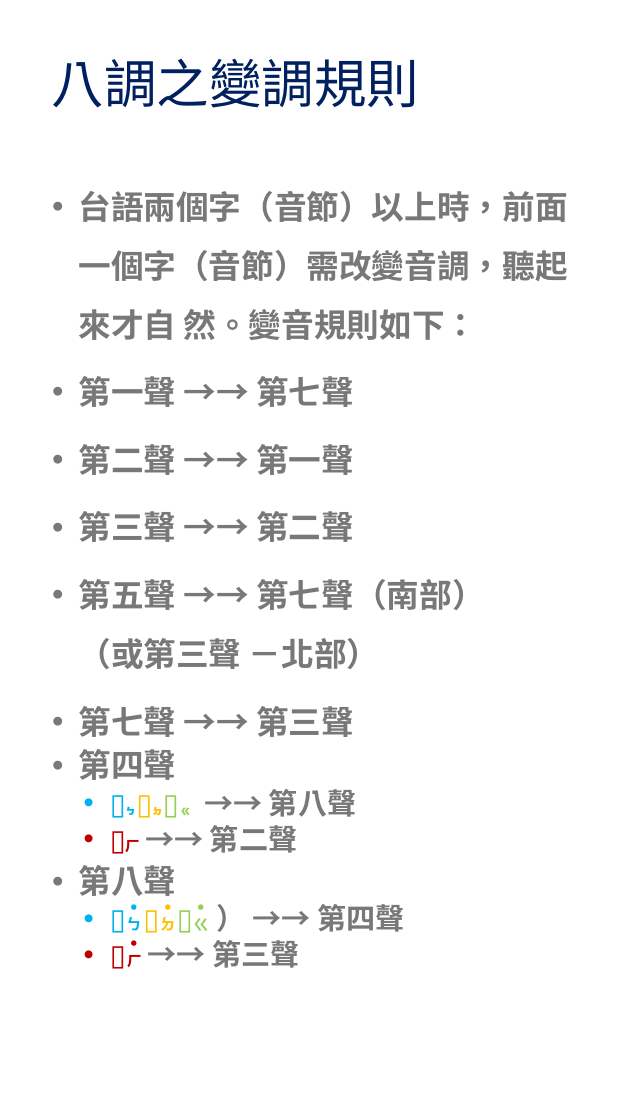
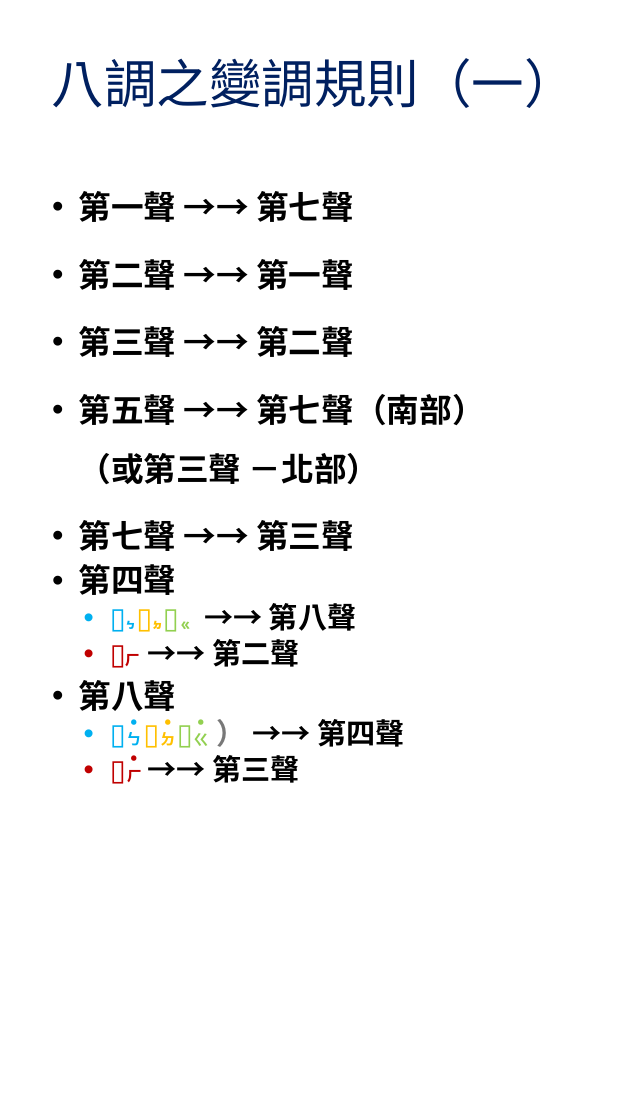
Before and after one commit to AlanJui/rime-tlpa, a slide deck: slide 8 of docs/guide/十八音輸入方案變調操作.pptx (slide 13 before the commit). Drawn at 630x1120 pixels with LibreOffice and Linux fonts; fonts in the diff are those of the drawing. Boxes give left, top, right and bottom in pixels: in the first picture for what was removed or moved away, otherwise in the second. Text is boxed around its words. In the diff, an @@ line names an element or a change of style, - is before the commit and + after.

```diff
--- a/docs/guide/十八音輸入方案變調操作.pptx
+++ b/docs/guide/十八音輸入方案變調操作.pptx
@@ title at (x1=52, y1=58, x2=577, y2=108): text changed @@
-八調之變調規則
+八調之變調規則（一）
@@ text "第一聲 →→ 第七聲" at (x1=78, y1=191, x2=484, y2=784): text colour #797979 to #000000 in "第一聲 →→ 第七聲", "第二聲 →→ 第一聲", "第三聲 →→ 第二聲", "第五聲 →→ 第七聲（南部） （或第三聲 －北部）" and 7 more places @@
@@ text at (x1=78, y1=191, x2=567, y2=340): paragraph removed @@
-• 台語兩個字（音節）以上時，前面一個字（音節）需改變音調，聽起來才自 然。變音規則如下：
```
Also in this commit, not shown: 11 other slides changed, 6 slides added, 1 slide removed.
